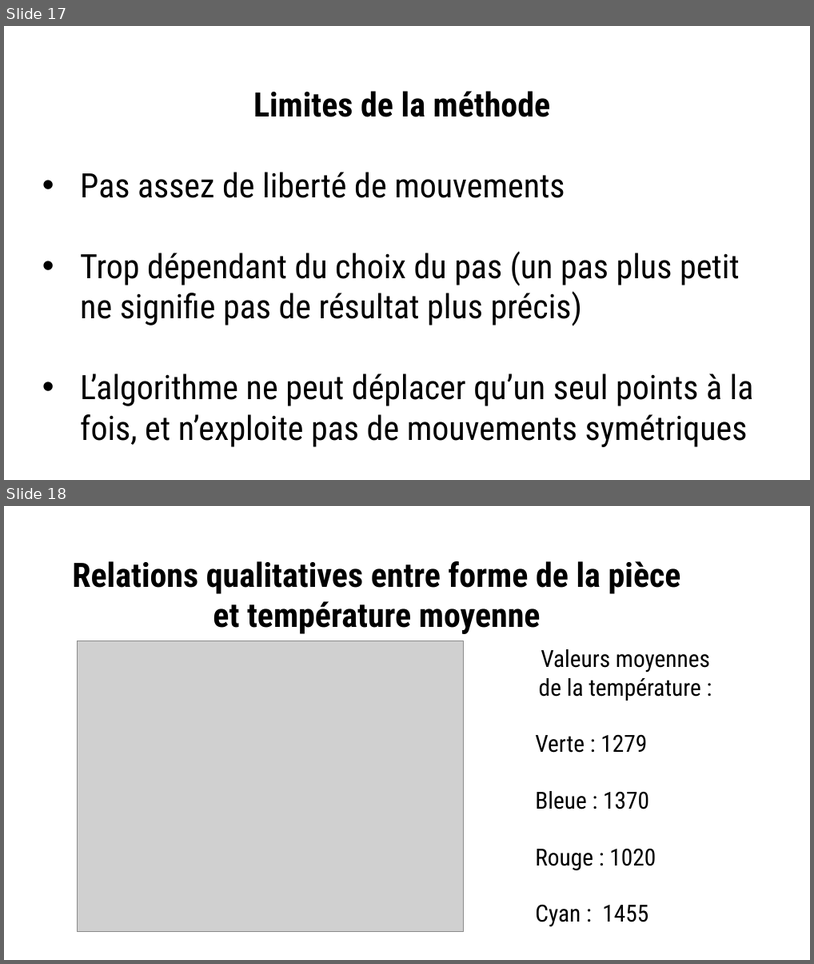
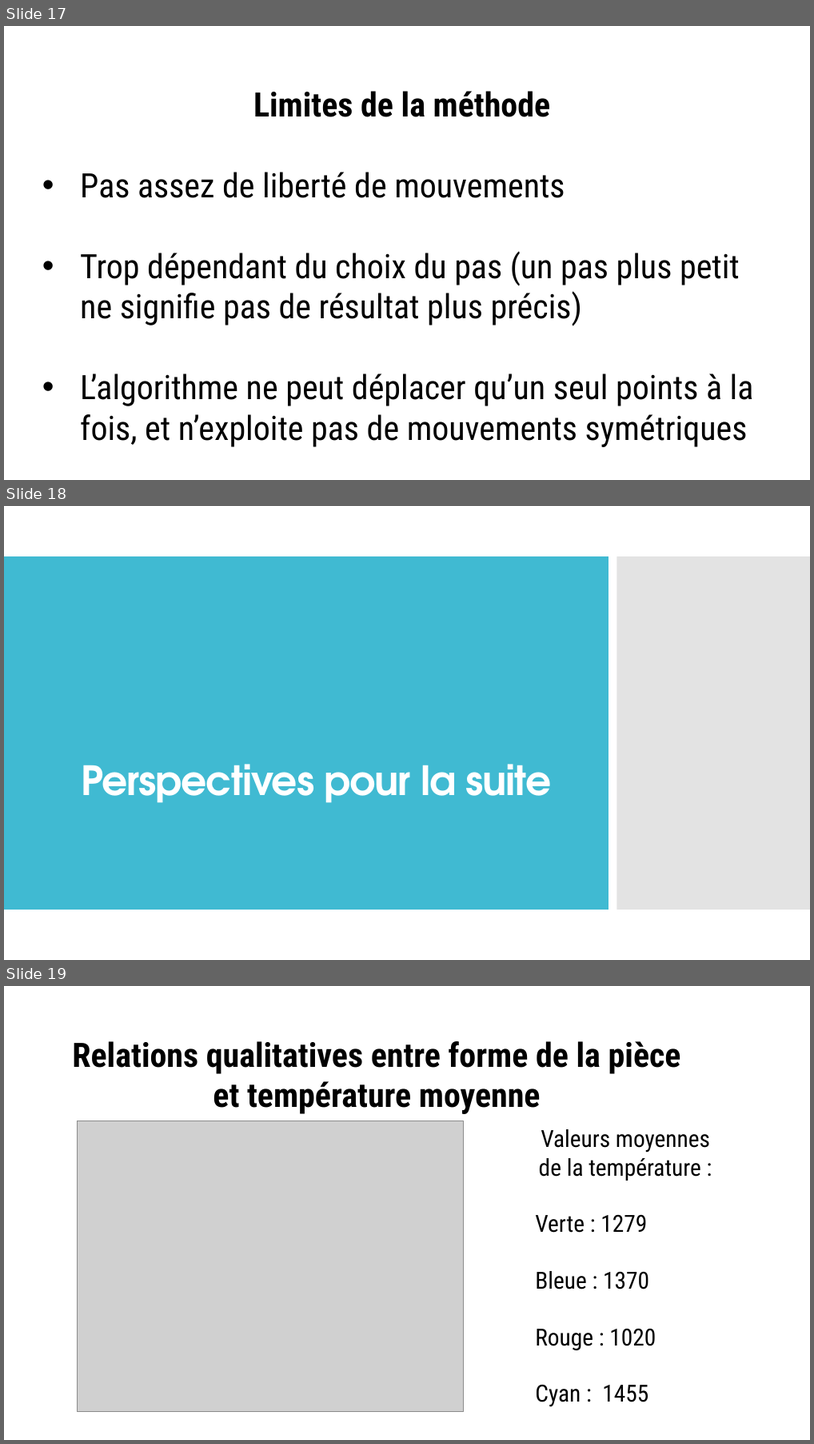
Before and after one commit to Savagerqt/Projet2A, a slide deck: Présentation1.pptx. Shown one above the other, each under a label of ours: slides 17 and 18 before the commit, slides 17, 18 and 19 after it. The pictures are 814x964 and 814x1444 pixels, drawn with LibreOffice and Linux fonts; fonts in the diff are those of the drawing; grey boxes stand for pictures; background and template pictures are left out. Boxes give left, top, right and bottom in pixels: in the first picture for what was removed or moved away, otherwise in the second. Text is boxed around its words. In the diff, an @@ line names an element or a change of style, - is before the commit and + after.

```diff
--- a/Présentation1.pptx
+++ b/Présentation1.pptx
@@ slide 18 added at (4, 506, 810, 960), background #FFFFFF @@
@@ rectangle added at (4, 556, 609, 909), fill #40BAD2 @@
@@ rectangle added at (618, 556, 810, 909), fill #C8C8C8 at 50% opacity @@
@@ title added at (81, 764, 551, 803), 48 pt, text #FFFFFF, bold @@
+Perspectives pour la suite
@@ what was slide 18 is now slide 19 @@
```
Also in this commit, not shown: 2 slides changed, 2 other slides added, 11 other files.
